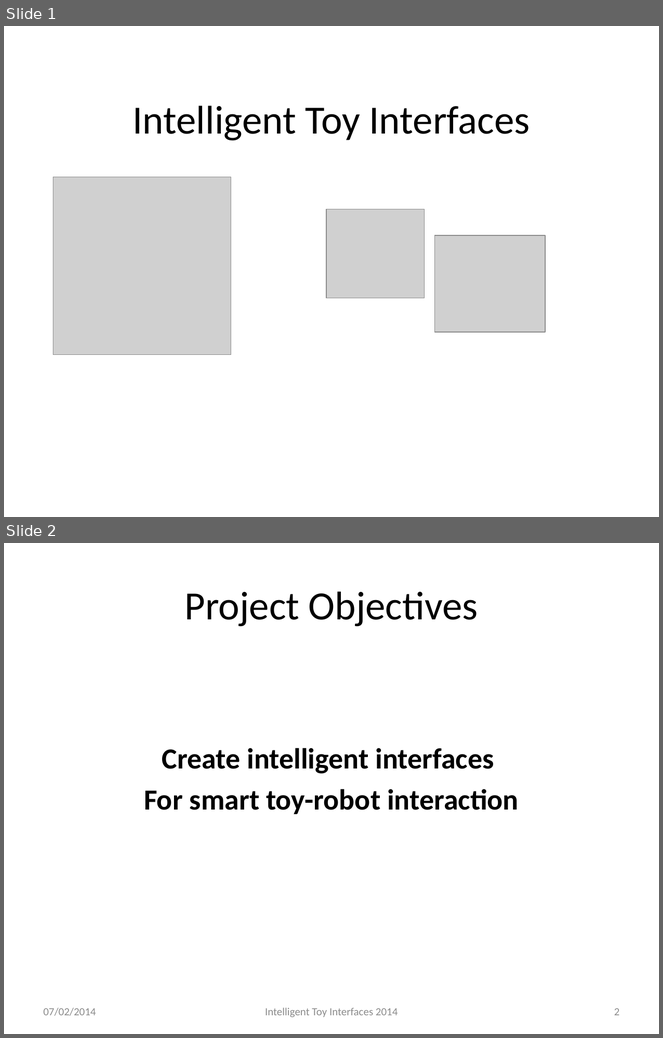
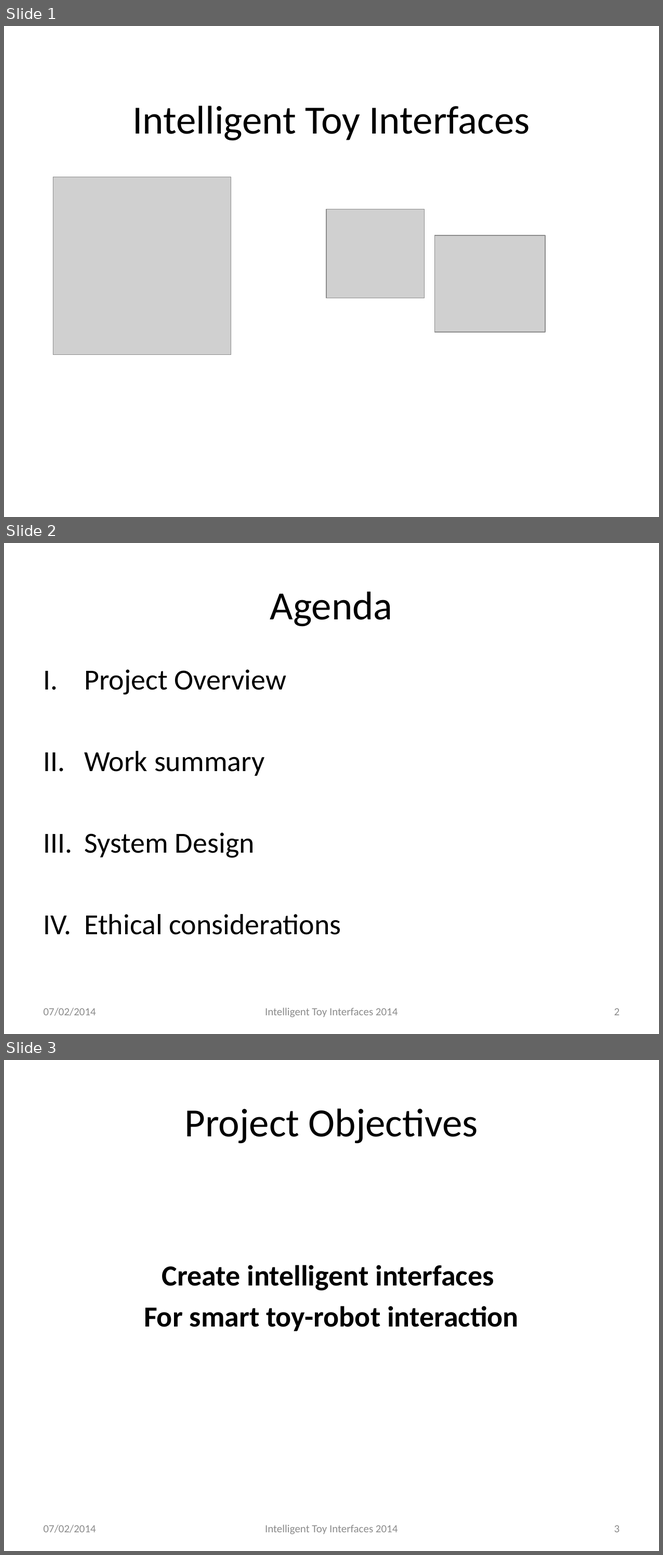
Before and after one commit to AlexJaeger/presfyp, a slide deck: Presentation.pptx. Shown one above the other, each under a label of ours: slides 1 and 2 before the commit, slides 1, 2 and 3 after it. The pictures are 663x1038 and 663x1555 pixels, drawn with LibreOffice and Linux fonts; fonts in the diff are those of the drawing; grey boxes stand for pictures; background and template pictures are left out. Boxes give left, top, right and bottom in pixels: in the first picture for what was removed or moved away, otherwise in the second. Text is boxed around its words. In the diff, an @@ line names an element or a change of style, - is before the commit and + after.

```diff
--- a/Presentation.pptx
+++ b/Presentation.pptx
@@ slide 2 added at (4, 543, 659, 1034), background #FFFFFF @@
@@ title added at (270, 591, 393, 627), 44 pt, text #000000 @@
+Agenda
@@ text added at (84, 669, 341, 935), 32 pt, text #000000 @@
+I. Project Overview
+II. Work summary
+III. System Design
+IV. Ethical considerations
@@ text added at (44, 1008, 96, 1016), 12 pt, text #8C8C8C @@
+07/02/2014
@@ text added at (265, 1008, 398, 1018), 12 pt, text #8C8C8C @@
+Intelligent Toy Interfaces 2014
@@ page number added at (614, 1008, 620, 1016), 12 pt, text #8C8C8C @@
+2
@@ what was slide 2 is now slide 3 @@
@@ page number at (614, 1525, 620, 1533): text changed @@
-2
+3
```
Also in this commit, not shown: 2 slides changed, 1 other slide added, 1 other file.
